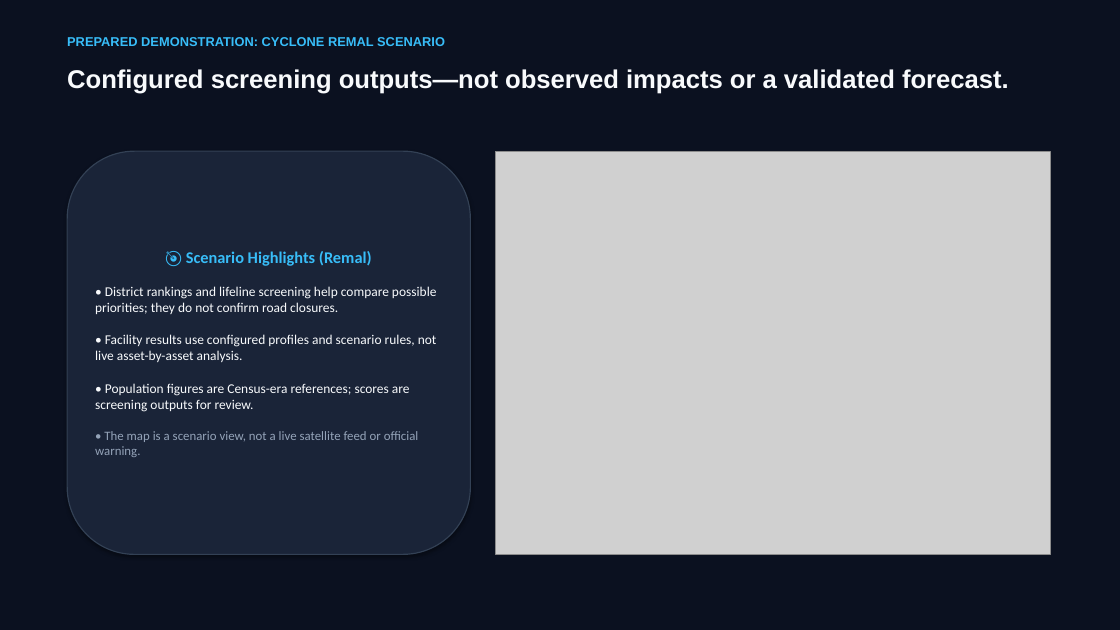
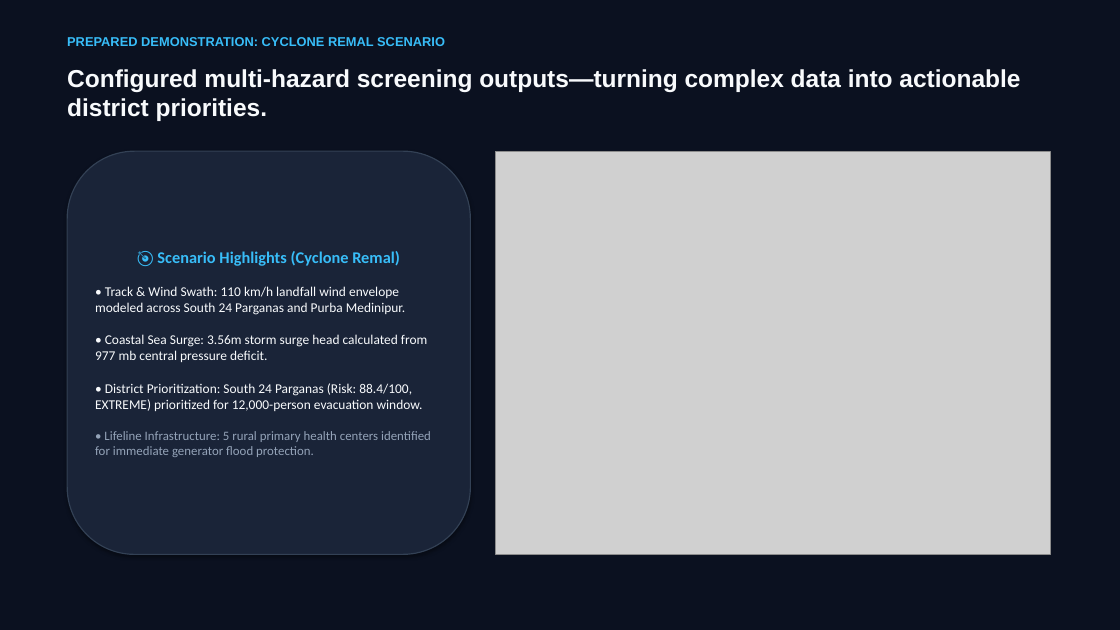
Before and after one commit to itsme-sherlock/CycloneShield, a slide deck: slide 4 of cycloneshield/CycloneShield_Pitch_Deck.pptx. Drawn at 1120x630 pixels with LibreOffice and Linux fonts; fonts in the diff are those of the drawing; grey boxes stand for pictures. Boxes give left, top, right and bottom in pixels: in the first picture for what was removed or moved away, otherwise in the second. Text is boxed around its words. In the diff, an @@ line names an element or a change of style, - is before the commit and + after.

```diff
--- a/cycloneshield/CycloneShield_Pitch_Deck.pptx
+++ b/cycloneshield/CycloneShield_Pitch_Deck.pptx
@@ text at bbox=[67, 69, 1020, 121]: text changed; size 22 to 21 pt @@
-Configured screening outputs—not observed impacts or a validated forecast.
+Configured multi-hazard screening outputs—turning complex data into actionable district priorities.
@@ text in rounded rectangle at bbox=[95, 251, 431, 457]: text changed @@
-🎯 Scenario Highlights (Remal)
-• District rankings and lifeline screening help compare possible priorities; they do not confirm road closures.
-• Facility results use configured profiles and scenario rules, not live asset-by-asset analysis.
-• Population figures are Census-era references; scores are screening outputs for review.
-• The map is a scenario view, not a live satellite feed or official warning.
+🎯 Scenario Highlights (Cyclone Remal)
+• Track & Wind Swath: 110 km/h landfall wind envelope modeled across South 24 Parganas and Purba Medinipur.
+• Coastal Sea Surge: 3.56m storm surge head calculated from 977 mb central pressure deficit.
+• District Prioritization: South 24 Parganas (Risk: 88.4/100, EXTREME) prioritized for 12,000-person evacuation window.
+• Lifeline Infrastructure: 5 rural primary health centers identified for immediate generator flood protection.
```
Also in this commit, not shown: 6 other slides changed, 5 slides added, 5 slides removed, 22 other files.
